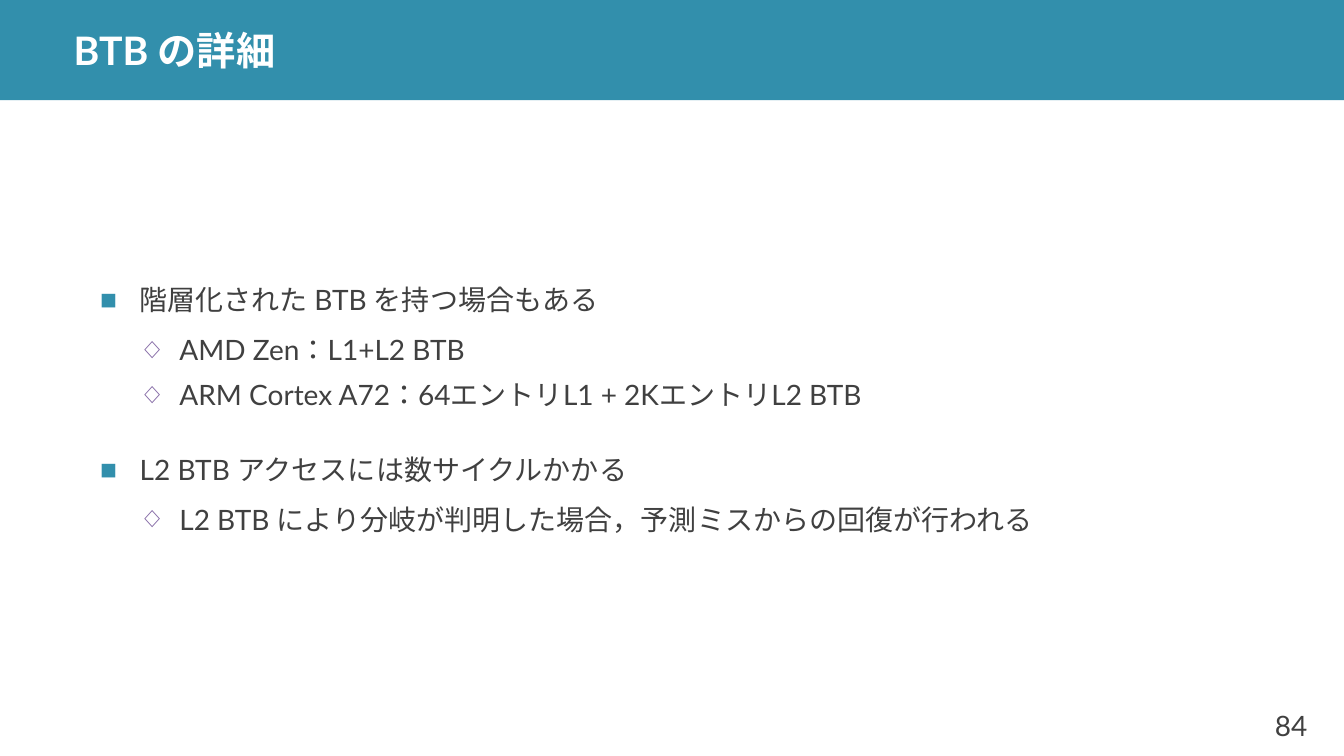
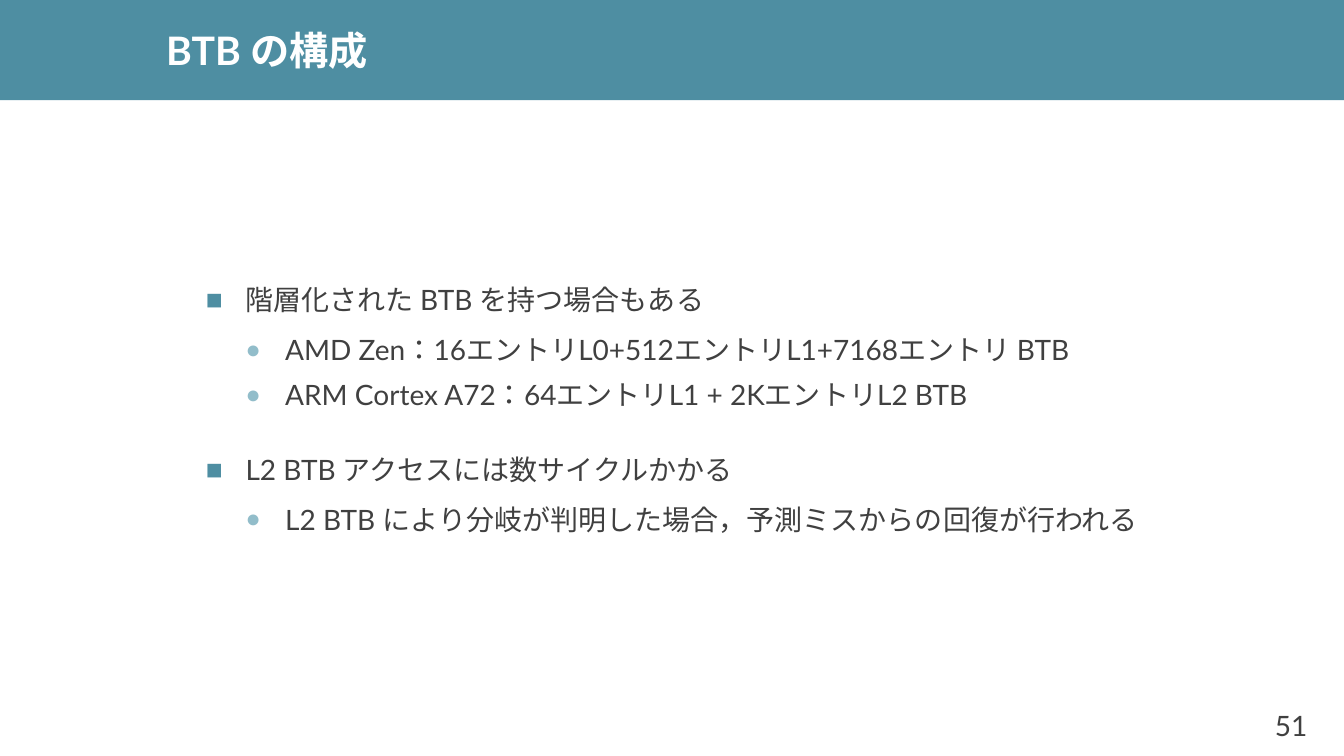
Before and after one commit to shioyadan/advanced-computer-organization, a slide deck: slide 51 of aco-shioya-05.pptx (slide 84 before the commit). Drawn at 1344x756 pixels with LibreOffice and Linux fonts; fonts in the diff are those of the drawing. Boxes give left, top, right and bottom in pixels: in the first picture for what was removed or moved away, otherwise in the second. Text is boxed around its words. In the diff, an @@ line names an element or a change of style, - is before the commit and + after.

```diff
--- a/aco-shioya-05.pptx
+++ b/aco-shioya-05.pptx
@@ rectangle at (0,0,1344,100): fill #328FAC to #4E8EA2 @@
@@ title at (166,31,367,69): text changed @@
-BTB の詳細
+BTB の構成
@@ text "階層化された BTB を持つ場合もある": place and size @@
-text "階層化された BTB を持つ場合もある" at (140,286,1032,533)
+text "階層化された BTB を持つ場合もある" at (246,286,1138,533)
@@ text at (246,286,1138,533): bullet colour #328FAC to #4E8EA2; bullet ◇ to ●; bullet colour #8064A2 to #92BDCA @@
@@ text at (285,338,1069,361): text changed @@
-  ◇ AMD Zen：L1+L2 BTB
+  ● AMD Zen：16エントリL0+512エントリL1+7168エントリ BTB
@@ page number at (1275,716,1308,736): text changed @@
-84
+51
```
Also in this commit, not shown: 54 other slides changed, 49 slides added, 53 slides removed, 3 other files.
